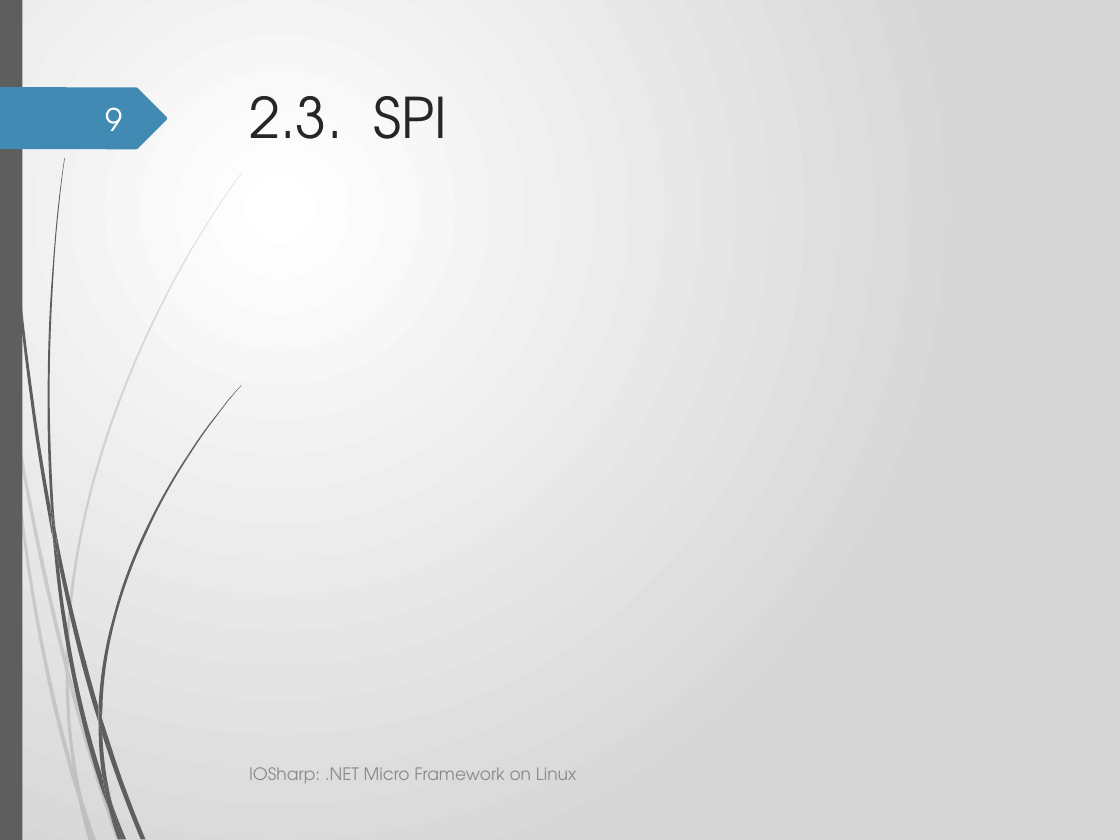
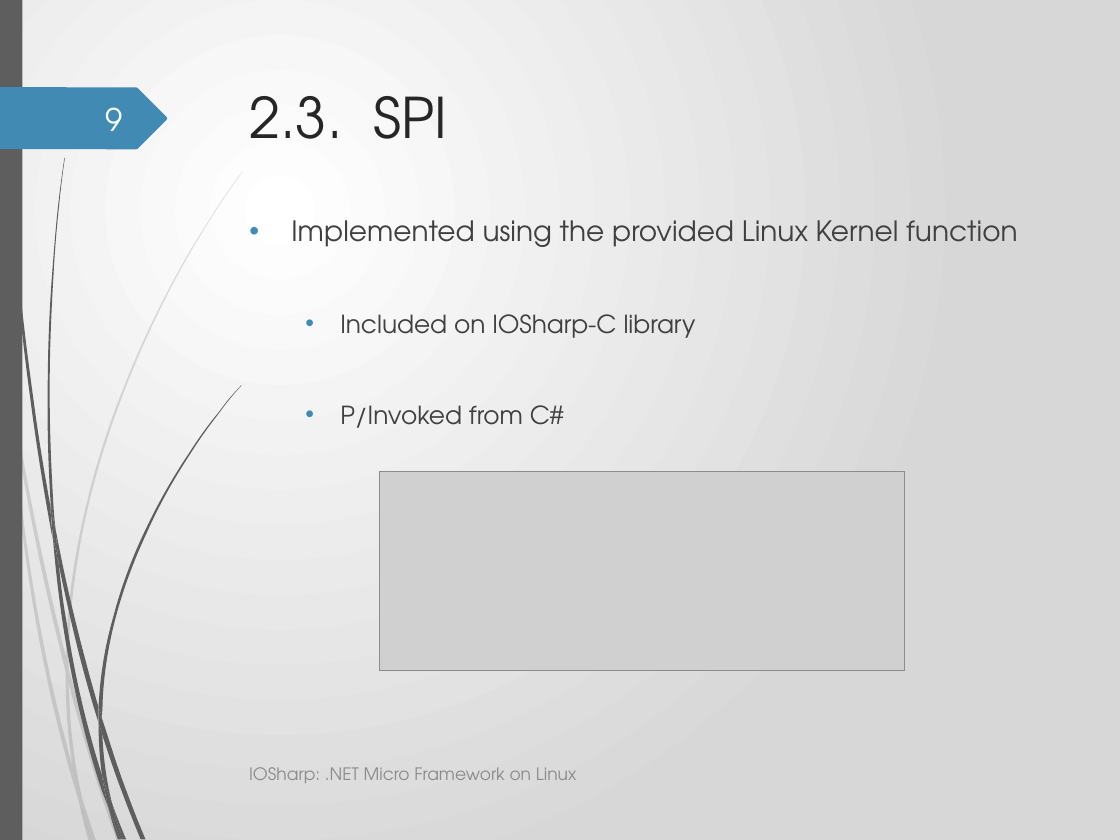
Before and after one commit to GerardSoleCa/BachelorThesisMisc, a slide deck: slide 9 of ThesisDoc/IOSharp.pptx. Drawn at 1120x840 pixels with LibreOffice and Linux fonts; fonts in the diff are those of the drawing; grey boxes stand for pictures; background and template pictures are left out. Boxes give left, top, right and bottom in pixels: in the first picture for what was removed or moved away, otherwise in the second. Text is boxed around its words. In the diff, an @@ line names an element or a change of style, - is before the commit and + after.

Commit message:
*** ppt + images

```diff
--- a/ThesisDoc/IOSharp.pptx
+++ b/ThesisDoc/IOSharp.pptx
@@ text added at box(291, 220, 1017, 428), 18 pt, text #404040 @@
+• Implemented using the provided Linux Kernel function
+  • Included on IOSharp-C library
+  • P/Invoked from C#
@@ picture added at box(380, 472, 905, 671) @@
```
Also in this commit, not shown: 8 other slides changed, 4 slides added, 5 other files.
